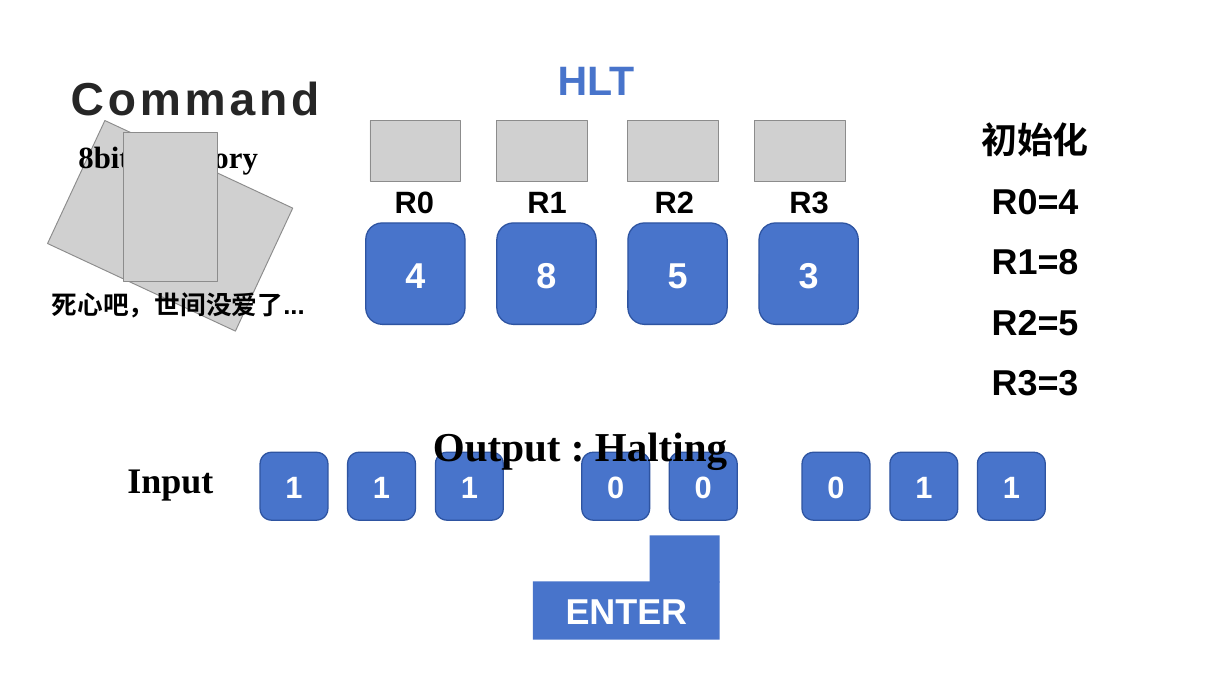
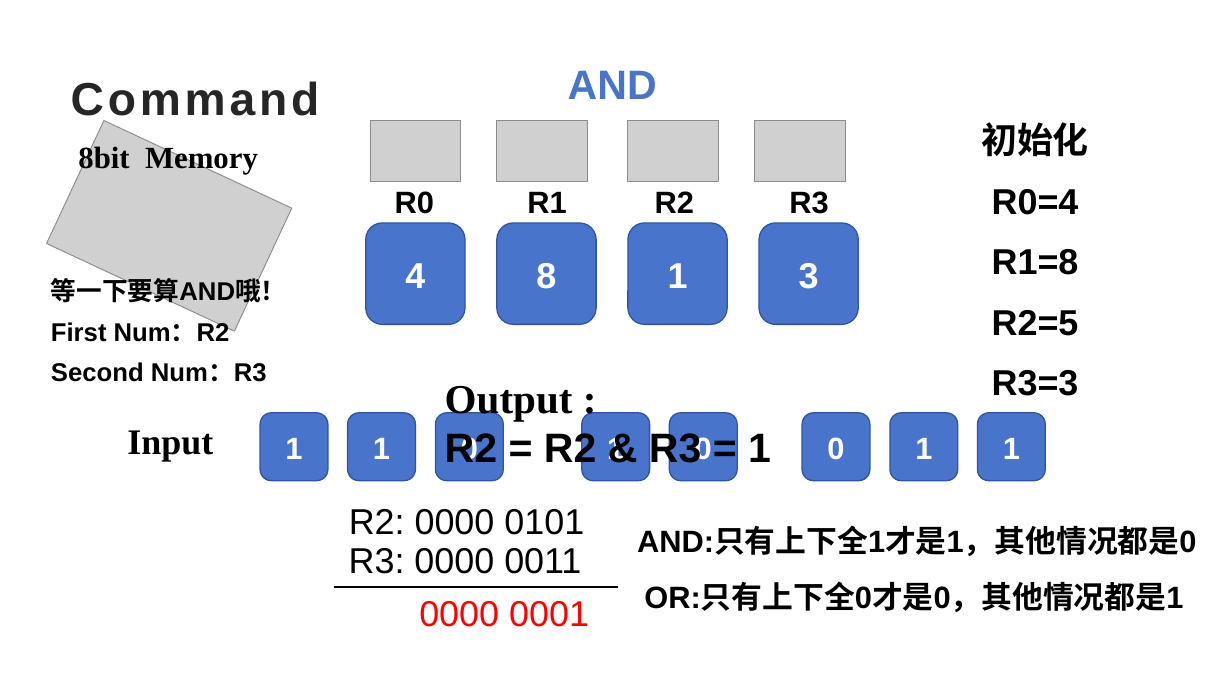
Before and after one commit to EnglesLowe123/COPE-Project, a slide deck: slide 12 of 微指令集-计组实验(1).pptx. Drawn at 1232x693 pixels with LibreOffice and Linux fonts; fonts in the diff are those of the drawing; grey boxes stand for pictures; background and template pictures are left out. Boxes give left, top, right and bottom in pixels: in the first picture for what was removed or moved away, otherwise in the second. Text is boxed around its words. In the diff, an @@ line names an element or a change of style, - is before the commit and + after.

```diff
--- a/微指令集-计组实验(1).pptx
+++ b/微指令集-计组实验(1).pptx
@@ text at (x1=568, y1=70, x2=657, y2=99): text changed @@
-HLT
+AND
@@ picture removed at (x1=124, y1=133, x2=218, y2=282) @@
@@ text in rounded rectangle at (x1=668, y1=263, x2=688, y2=288): text changed @@
-5
+1
@@ text at (x1=51, y1=274, x2=287, y2=307): text changed @@
-死心吧，世间没爱了...
+等一下要算AND哦！
@@ text added at (x1=51, y1=320, x2=230, y2=342), 20 pt, text #000000, bold @@
+First Num：R2
@@ text added at (x1=51, y1=362, x2=267, y2=382), 20 pt, text #000000, bold @@
+Second Num：R3
@@ text at (x1=445, y1=385, x2=771, y2=471): text changed; font Times New Roman to Arial @@
-Output : Halting
+Output :
+R2 = R2 & R3 = 1
@@ rounded rectangle "0" moved from (x1=582, y1=453, x2=650, y2=520) to (x1=435, y1=413, x2=503, y2=481) @@
@@ rounded rectangle "1" moved from (x1=435, y1=453, x2=503, y2=520) to (x1=582, y1=413, x2=650, y2=481) @@
@@ 6 rounded rectangles, 1 text moved together from (x1=127, y1=453, x2=1045, y2=520) to (x1=127, y1=413, x2=1045, y2=481) @@
@@ text added at (x1=349, y1=509, x2=584, y2=535), 28 pt, text #000000 @@
+R2: 0000 0101
@@ text added at (x1=637, y1=528, x2=1197, y2=556), 24 pt, text #000000, bold @@
+AND:只有上下全1才是1，其他情况都是0
@@ rectangle removed at (x1=650, y1=535, x2=720, y2=582) @@
@@ text added at (x1=349, y1=548, x2=581, y2=574), 28 pt, text #000000 @@
+R3: 0000 0011
@@ line added from (334, 587) to (618, 587), #000000 1.5 pt @@
@@ rectangle removed at (x1=533, y1=581, x2=720, y2=640) @@
-ENTER
@@ text added at (x1=644, y1=584, x2=1183, y2=612), 24 pt, text #000000, bold @@
+OR:只有上下全0才是0，其他情况都是1
@@ text added at (x1=419, y1=601, x2=589, y2=627), 28 pt, text #FF0000 @@
+0000 0001
```
Also in this commit, not shown: 2 other slides changed.
